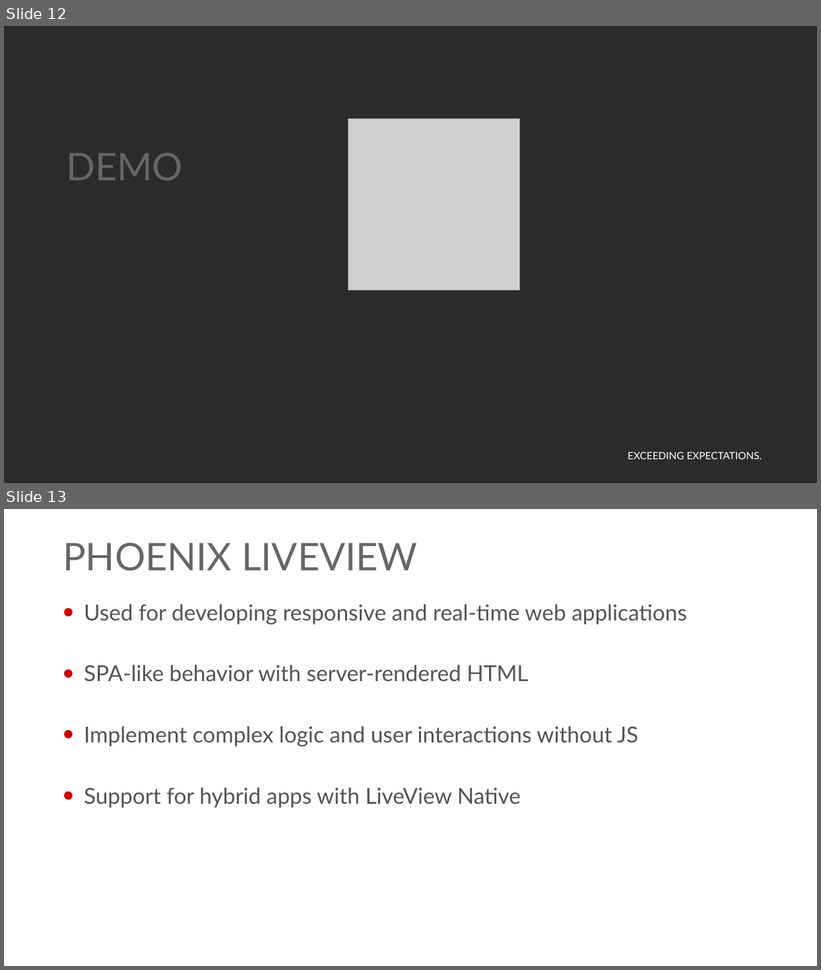
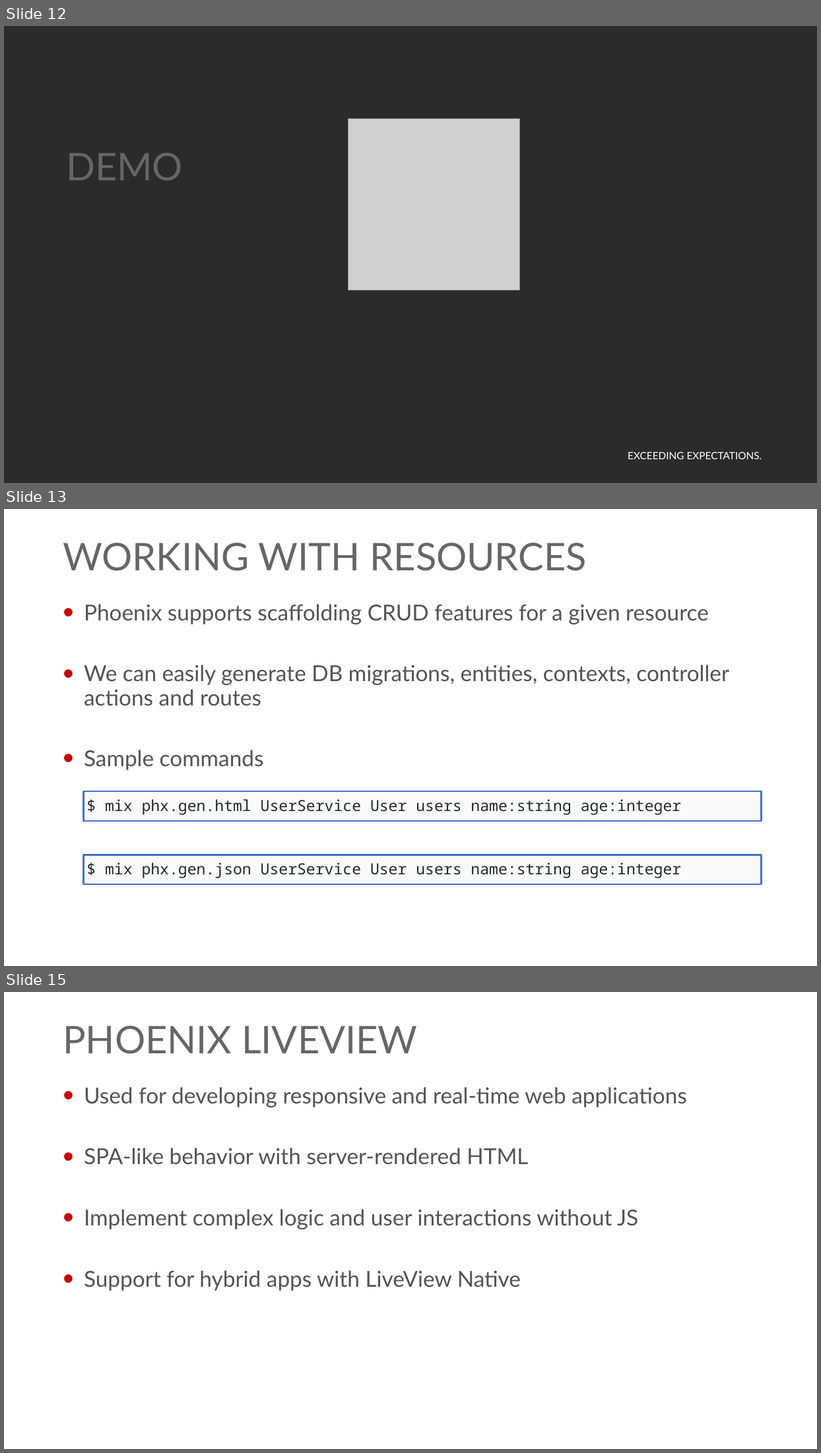
Before and after one commit to georgiyolovski/elixir-workshop, a slide deck: day3/Elixir - Day 3.pptx. Shown one above the other, each under a label of ours: slides 12 and 13 before the commit, slides 12, 13 and 15 after it; the slides between them are not shown. The pictures are 821x970 and 821x1453 pixels, drawn with LibreOffice and Linux fonts; fonts in the diff are those of the drawing; grey boxes stand for pictures; background and template pictures are left out; a plain dark background stands for a picture behind light text. Boxes give left, top, right and bottom in pixels: in the first picture for what was removed or moved away, otherwise in the second. Text is boxed around its words. In the diff, an @@ line names an element or a change of style, - is before the commit and + after.

```diff
--- a/day3/Elixir - Day 3.pptx
+++ b/day3/Elixir - Day 3.pptx
@@ slide 13 added at <box>4,509,817,966</box>, background #FFFFFF; not listed: 1 template element that a slide beside it also shows @@
@@ title added at <box>63,543,587,571</box>, 45 pt, text #666666 @@
+WORKING WITH RESOURCES
@@ text added at <box>84,604,729,770</box>, 26 pt, text #535353 @@
+• Phoenix supports scaffolding CRUD features for a given resource
+• We can easily generate DB migrations, entities, contexts, controller actions and routes
+• Sample commands
@@ rectangle added at <box>84,791,762,821</box>, fill #F9F9F9, outline #4472C4 2 pt, 18 pt, text #24292E @@
+$ mix phx.gen.html UserService User users name:string age:integer
@@ rectangle added at <box>84,855,762,885</box>, fill #F9F9F9, outline #4472C4 2 pt, 18 pt, text #24292E @@
+$ mix phx.gen.json UserService User users name:string age:integer
@@ what was slide 13 is now slide 15 @@
```
Also in this commit, not shown: 3 slides changed, 1 other slide added, 1 other file.
